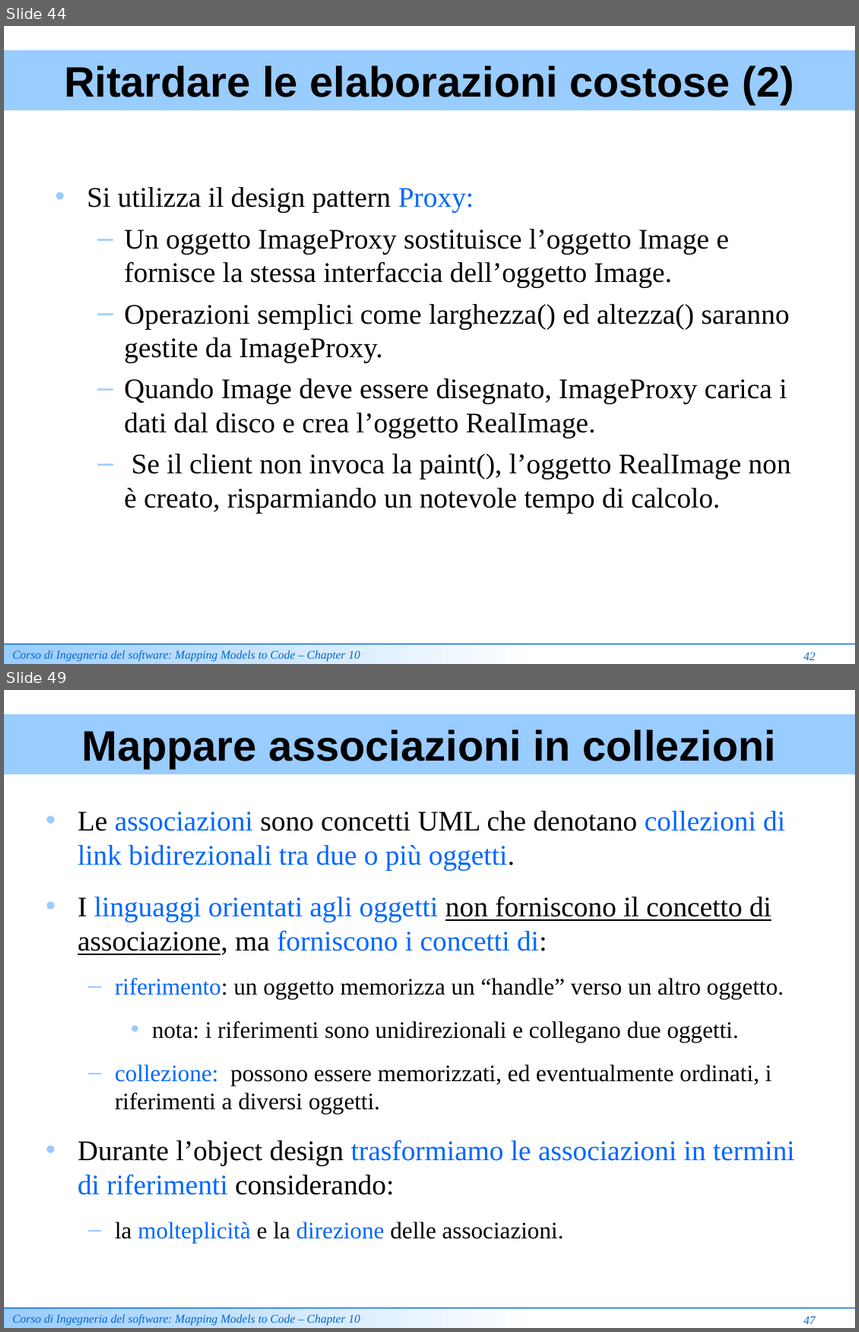
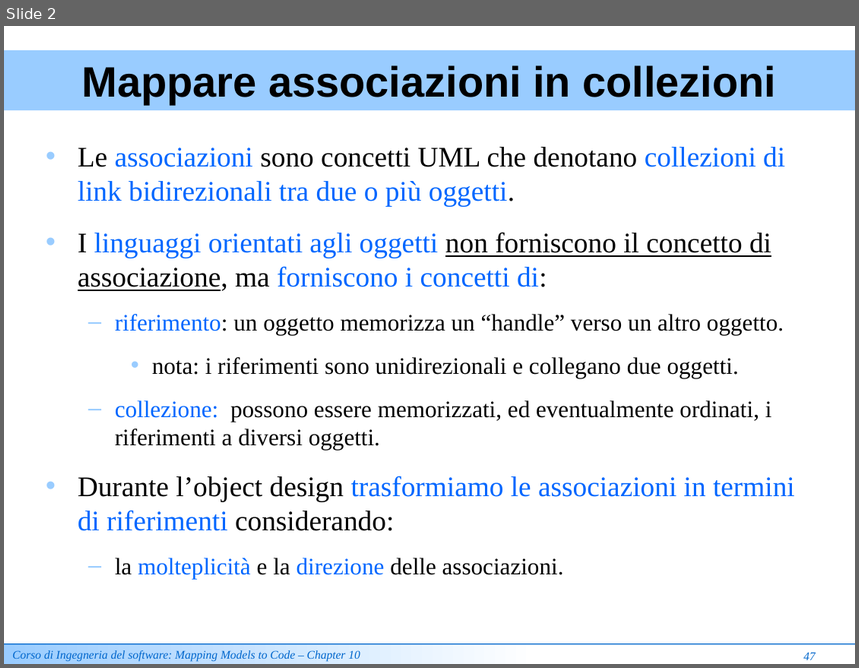
Before and after one commit to ammirate/at-silo, a slide deck: documenti_comuni/Lezione Mapping Models To Code [Review].ppt. Shown one above the other, each under a label of ours: slides 44 and 49 before the commit, slide 2 after it; the slides between them are not shown. The pictures are 859x1332 and 859x668 pixels, drawn with LibreOffice and Linux fonts; fonts in the diff are those of the drawing. Boxes give left, top, right and bottom in pixels: in the first picture for what was removed or moved away, otherwise in the second. Text is boxed around its words. In the diff, an @@ line names an element or a change of style, - is before the commit and + after.

```diff
--- a/documenti_comuni/Lezione Mapping Models To Code [Review].ppt
+++ b/documenti_comuni/Lezione Mapping Models To Code [Review].ppt
@@ slide 44 removed at box(4, 26, 855, 664), background #FFFFFF @@
@@ rectangle removed at box(4, 50, 855, 110) @@
-Ritardare le elaborazioni costose (2)
@@ text removed at box(87, 187, 791, 513) @@
-• Si utilizza il design pattern Proxy:
-  – Un oggetto ImageProxy sostituisce l’oggetto Image e fornisce la stessa interfaccia dell’oggetto Image.
-  – Operazioni semplici come larghezza() ed altezza() saranno gestite da ImageProxy.
-  – Quando Image deve essere disegnato, ImageProxy carica i dati dal disco e crea l’oggetto RealImage.
-  – Se il client non invoca la paint(), l’oggetto RealImage non è creato, risparmiando un notevole tempo di calcolo.
@@ rectangle removed at box(4, 645, 537, 664) @@
-Corso di Ingegneria del software: Mapping Models to Code – Chapter 10
@@ line removed from (4, 645) to (855, 645) @@
@@ text removed at box(804, 652, 816, 661) @@
-42
@@ what was slide 49 is now slide 2 @@
```
Also in this commit, not shown: 4 slides changed, 50 other slides removed.
